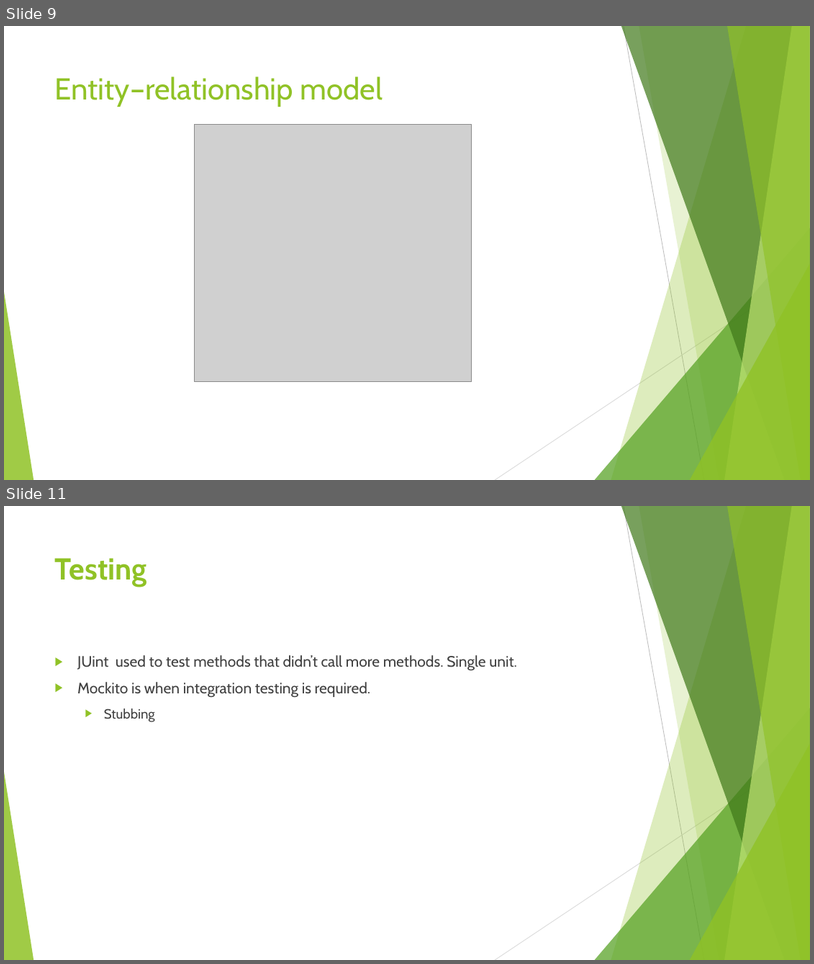
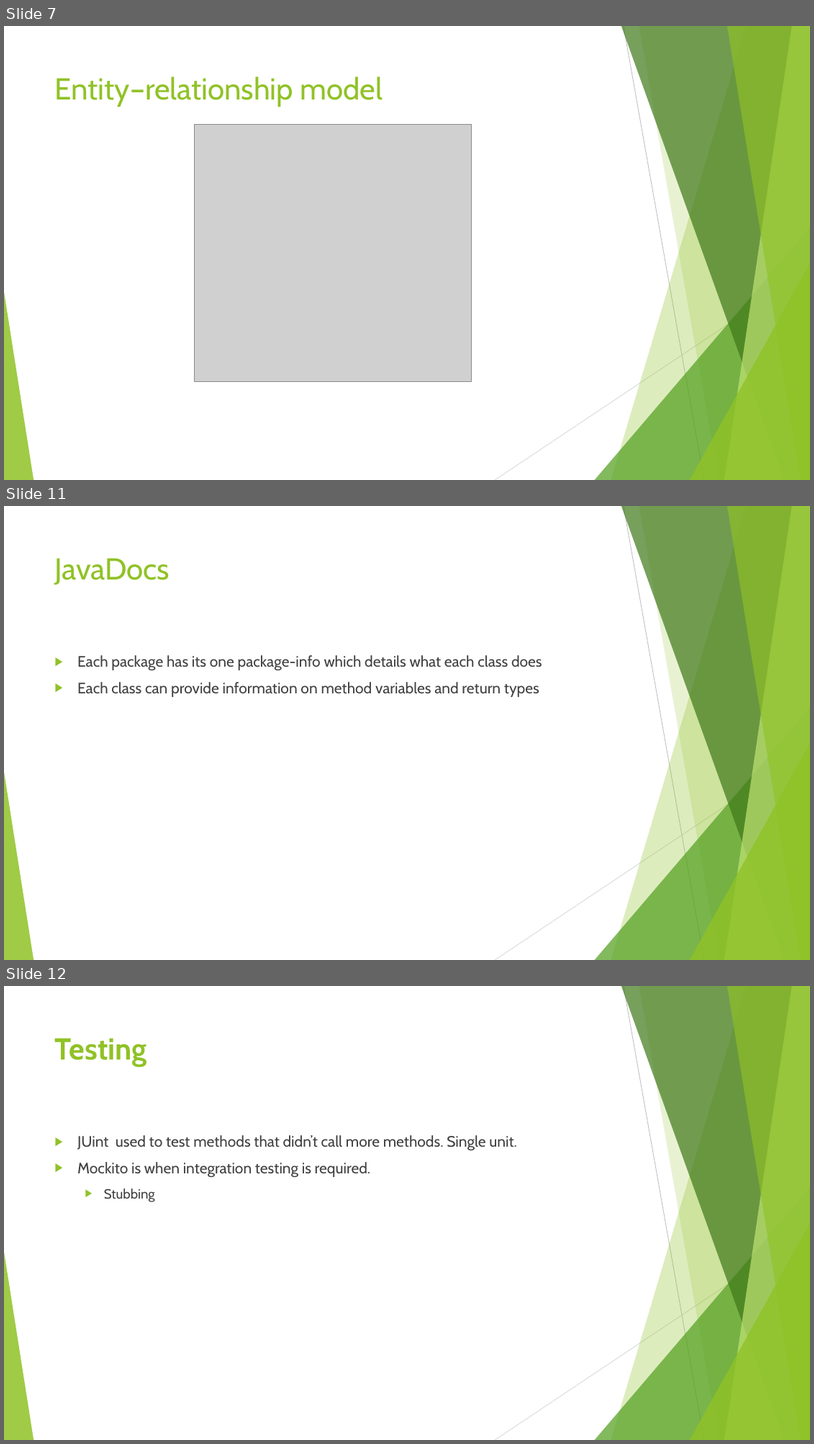
Before and after one commit to tylerjohneddy/tyler-ims, a slide deck: IMS Presentation.pptx. Shown one above the other, each under a label of ours: slides 9 and 11 before the commit, slides 7, 11 and 12 after it; the slides between them are not shown. The pictures are 814x964 and 814x1444 pixels, drawn with LibreOffice and Linux fonts; fonts in the diff are those of the drawing; grey boxes stand for pictures. Boxes give left, top, right and bottom in pixels: in the first picture for what was removed or moved away, otherwise in the second. Text is boxed around its words. In the diff, an @@ line names an element or a change of style, - is before the commit and + after.

```diff
--- a/IMS Presentation.pptx
+++ b/IMS Presentation.pptx
@@ slide 11 added at box(4, 506, 810, 960), background #FFFFFF; not listed: 10 template elements that a slide beside it also shows @@
@@ title added at box(55, 558, 170, 584), 36 pt, text #90C226 @@
+JavaDocs
@@ text added at box(77, 655, 543, 697), 18 pt, text #404040 @@
+▶ Each package has its one package-info which details what each class does
+▶ Each class can provide information on method variables and return types
@@ what was slide 9 is now slide 7 @@
@@ what was slide 11 is now slide 12 @@
```
Also in this commit, not shown: 2 slides changed, 2 other slides added.
